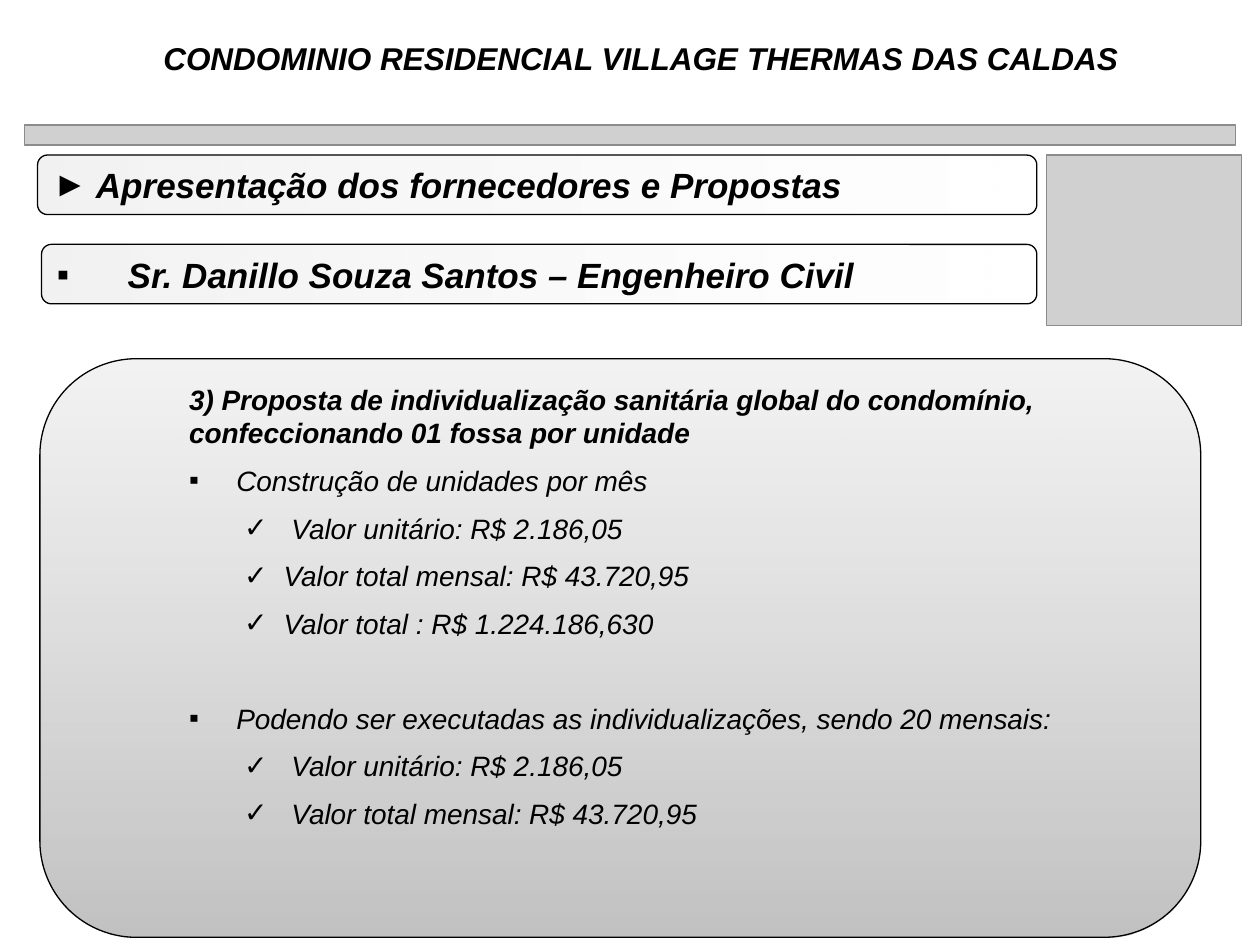
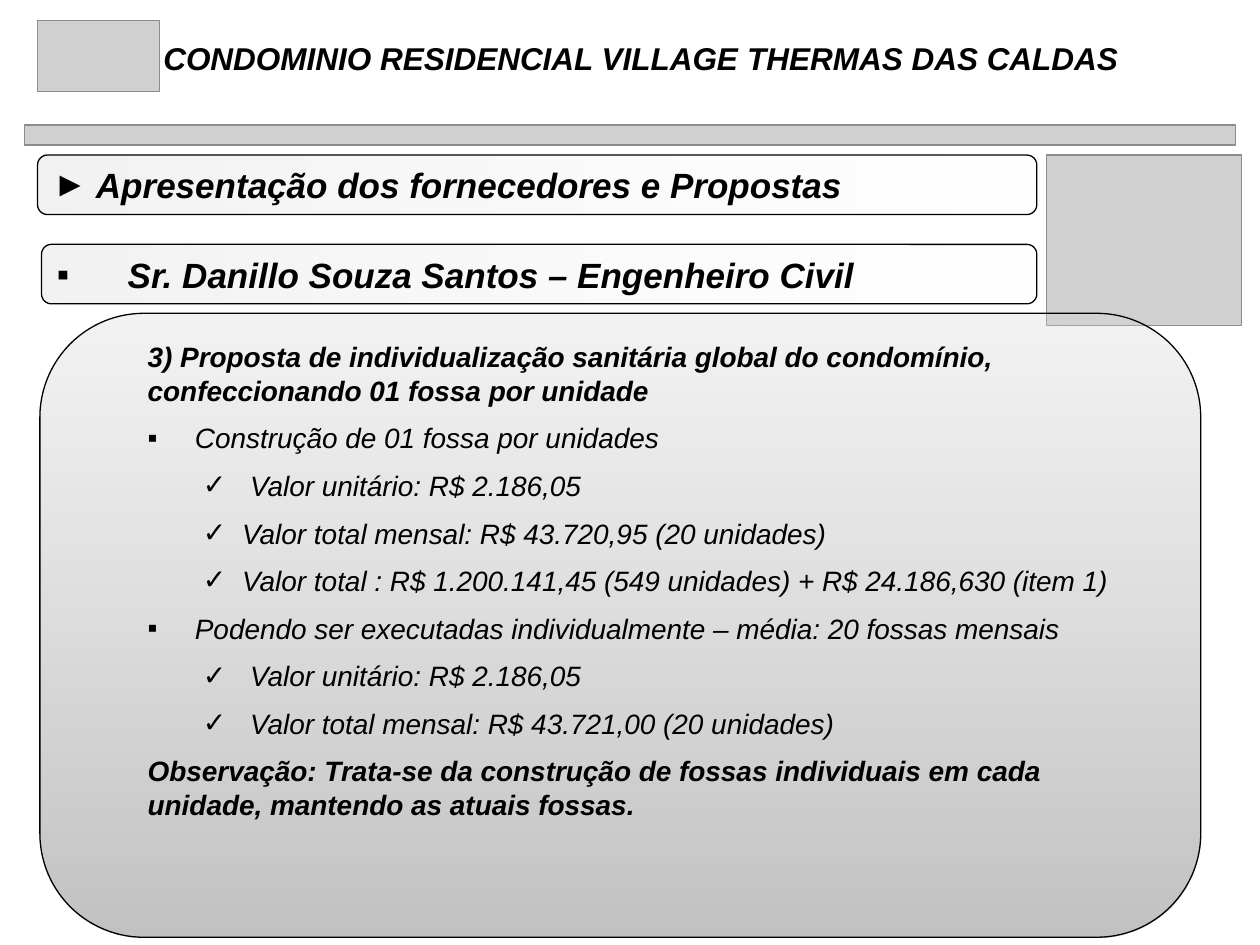
Before and after one commit to rwlc71/Village, a slide deck: slide 19 of Manutenção Village/FossaSepticas.pptx (slide 18 before the commit). Drawn at 1260x945 pixels with LibreOffice and Linux fonts; fonts in the diff are those of the drawing; grey boxes stand for pictures. Boxes give left, top, right and bottom in pixels: in the first picture for what was removed or moved away, otherwise in the second. Text is boxed around its words. In the diff, an @@ line names an element or a change of style, - is before the commit and + after.

```diff
--- a/Manutenção Village/FossaSepticas.pptx
+++ b/Manutenção Village/FossaSepticas.pptx
@@ picture added at box(38, 21, 160, 92) @@
@@ rounded rectangle: place and size @@
-rounded rectangle at box(40, 359, 1201, 937)
+rounded rectangle at box(40, 314, 1201, 937)
@@ text "3) Proposta de individualização sanitária ...": place and size @@
-text "3) Proposta de individualização sanitária ..." at box(189, 389, 1051, 828)
+text "3) Proposta de individualização sanitária ..." at box(148, 346, 1108, 820)
@@ text at box(195, 427, 658, 454): text changed @@
-  ▪ Construção de unidades por mês
+  ▪ Construção de 01 fossa por unidades
@@ text at box(195, 523, 1108, 640): text changed @@
-    ✓ Valor total mensal: R$ 43.720,95
-    ✓ Valor total : R$ 1.224.186,630
-  ▪ Podendo ser executadas as individualizações, sendo 20 mensais:
+    ✓ Valor total mensal: R$ 43.720,95 (20 unidades)
+    ✓ Valor total : R$ 1.200.141,45 (549 unidades) + R$ 24.186,630 (item 1)
+  ▪ Podendo ser executadas individualmente – média: 20 fossas mensais
@@ text at box(148, 713, 1041, 820): text changed; bold on @@
-    ✓ Valor total mensal: R$ 43.720,95
+    ✓ Valor total mensal: R$ 43.721,00 (20 unidades)
+  Observação: Trata-se da construção de fossas individuais em cada unidade, mantendo as atuais fossas.
```
Also in this commit, not shown: 19 other slides changed, 1 slide added, 10 other files.
